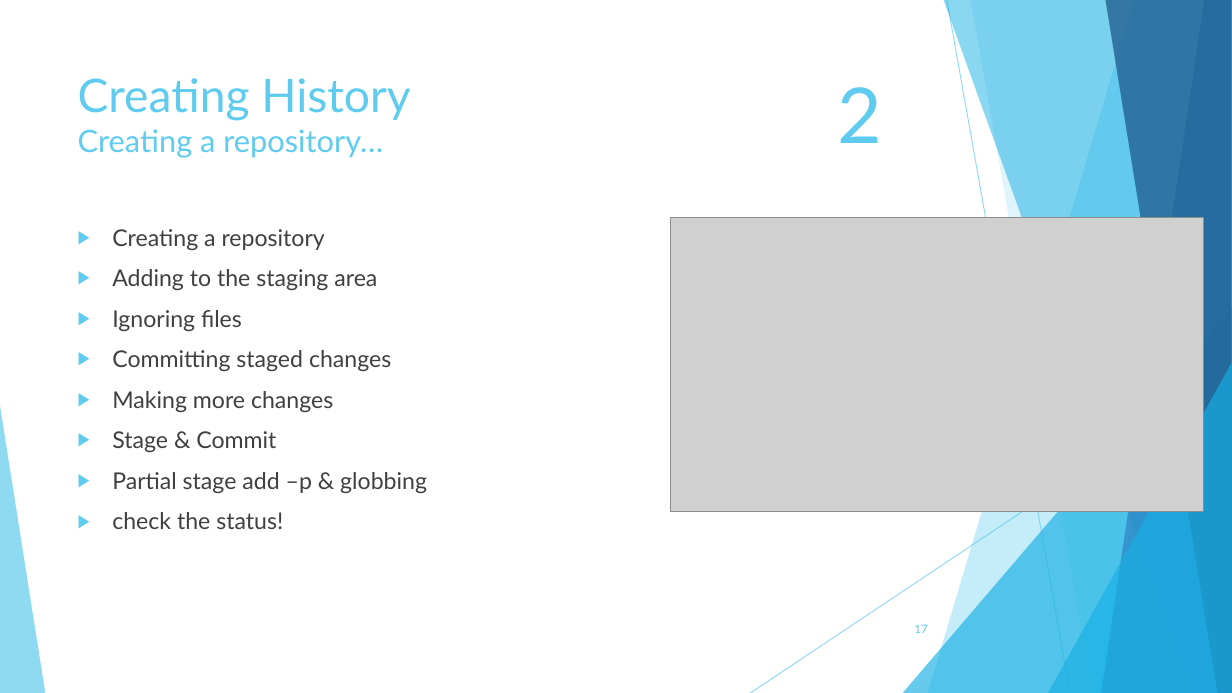
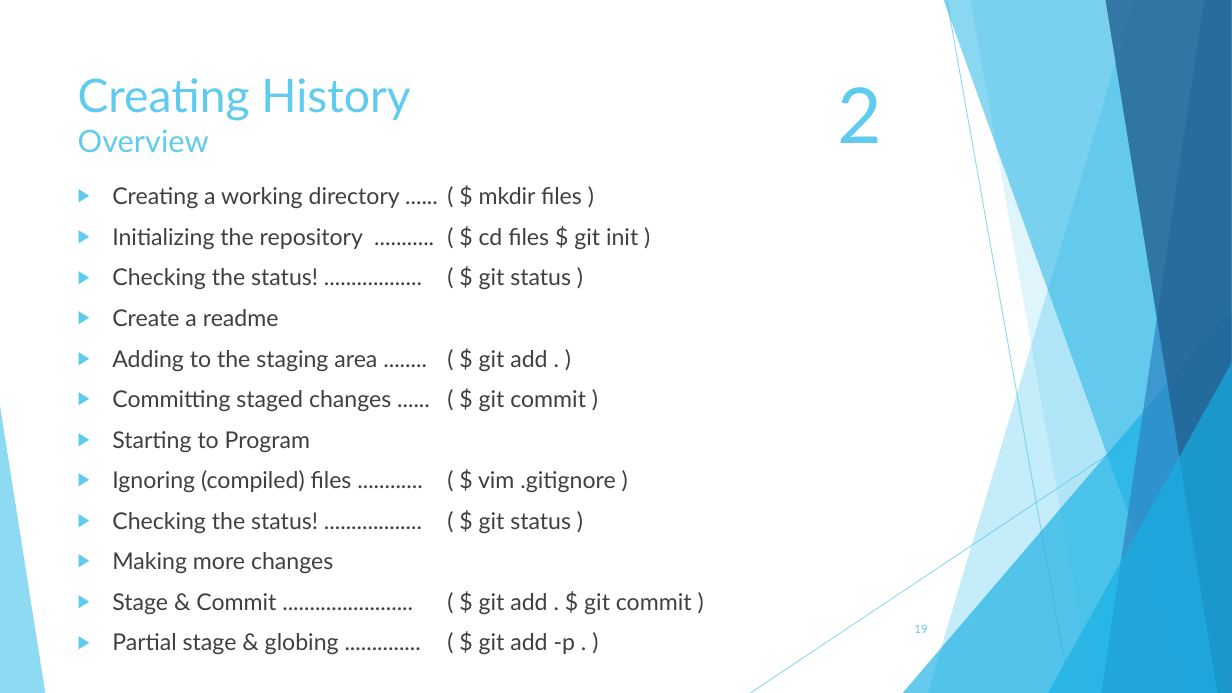
Before and after one commit to TechplexEngineer/GitCheatSheet, a slide deck: slide 19 of ppt/Getting started with GIT.pptx (slide 17 before the commit). Drawn at 1232x693 pixels with LibreOffice and Linux fonts; fonts in the diff are those of the drawing; grey boxes stand for pictures. Boxes give left, top, right and bottom in pixels: in the first picture for what was removed or moved away, otherwise in the second. Text is boxed around its words. In the diff, an @@ line names an element or a change of style, - is before the commit and + after.

```diff
--- a/ppt/Getting started with GIT.pptx
+++ b/ppt/Getting started with GIT.pptx
@@ title at [78,78,410,152]: text changed; size 24 to 36 pt @@
-Creating History
-Creating a repository…
+Creating History
+Overview
@@ text "Creating a working directory ...... ...": place and size @@
-text "Creating a working directory ...... ..." at [112,229,427,529]
+text "Creating a working directory ...... ..." at [112,187,692,654]
@@ text at [112,187,638,533]: text changed @@
-▶ Creating a repository
-▶ Adding to the staging area
-▶ Ignoring files
-▶ Committing staged changes
+▶ Creating a working directory ...... ( $ mkdir files )
+▶ Initializing the repository ........... ( $ cd files $ git init )
+▶ Checking the status! .................. ( $ git status )
+▶ Create a readme
+▶ Adding to the staging area ........ ( $ git add . )
+▶ Committing staged changes ...... ( $ git commit )
+▶ Starting to Program
+▶ Ignoring (compiled) files ............ ( $ vim .gitignore )
+▶ Checking the status! .................. ( $ git status )
@@ picture removed at [671,218,1204,512] @@
@@ text at [112,593,692,654]: text changed @@
-▶ Stage & Commit
-▶ Partial stage add –p & globbing
-▶ check the status!
+▶ Stage & Commit ........................ ( $ git add . $ git commit )
+▶ Partial stage & globing .............. ( $ git add -p . )
@@ page number at [914,624,927,633]: text changed @@
-17
+19
```
Also in this commit, not shown: 11 other slides changed, 11 slides added, 2 slides removed.
